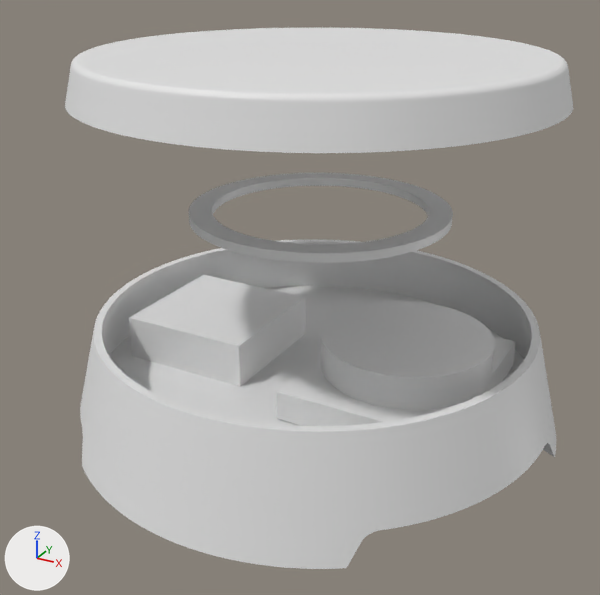
One commit to the Blender file casing/pod.blend: the scene before it, then after it.
Rendered twice from a 50 mm camera at (64.6, -123.6, 72.7) aimed at (-4.0, 1.2, 10.3). Lighting does not change. The marker at lower left points along +X, +Y and +Z.

In view in the first picture: 'Battery pack', 'Body', 'Bottom', 'Electronics', 'LED Ring', 'Piezo element', 'Top'.
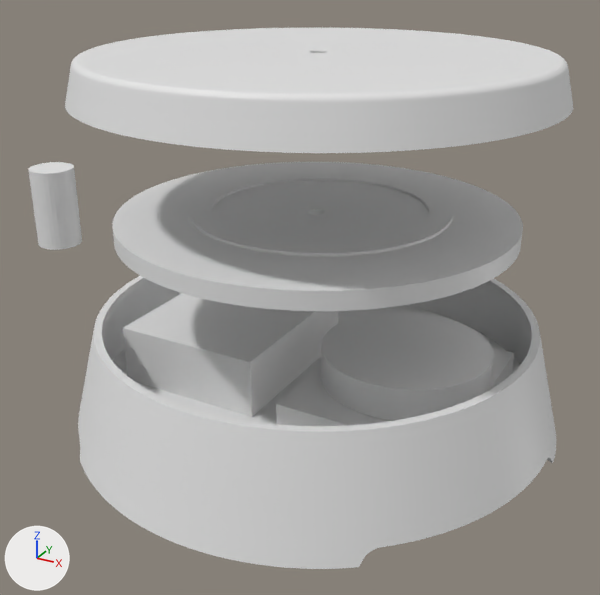
ob_legs_cutout_001 is not drawn itself; it is used by a modifier of ob_body.
ob_legs_cutout_002 is not drawn itself; it is used by a modifier of ob_body.

Pixel boxes (x1, y1, x2, y2) of what changed, in the pictures (600 x 595 px):
```json
{"object": "Body", "change": "reshaped", "before": [80, 239, 556, 569], "after": [78, 276, 556, 569]}
{"object": "Bottom.001", "change": "added", "after": [112, 162, 523, 311]}
{"object": "Electronics", "change": "moved, rescaled", "before": [129, 275, 305, 387], "after": [123, 293, 338, 417]}
{"object": "Piezo element", "change": "moved", "before": [321, 301, 495, 410], "after": [321, 312, 493, 421]}
{"object": "Bottom", "change": "moved", "before": [109, 286, 524, 426], "after": [113, 305, 520, 424]}
{"object": "Battery pack", "change": "moved", "before": [276, 336, 516, 426], "after": [276, 348, 514, 426]}
{"object": "Condensator", "change": "added", "after": [28, 162, 82, 250]}
```

Scene script edits in JSON lines:
```json
{"op": "add", "block": "me_cylinder_007", "code": ["me_cylinder_007 = bpy.data.meshes.new('Cylinder.007')", "me_cylinder_007.from_pydata(...)  # a 32-sided cylinder along z spanning x -5.0..5.0, y -5.0..5.0, z -9.0..9.0"]}
{"op": "add", "block": "me_cylinder", "code": ["me_cylinder = bpy.data.meshes.new('Cylinder')", "me_cylinder.from_pydata(...)  # 64 vertices, 34 faces; spans x -1.5..1.5, y -1.5..1.5, z -35.0..35.0"]}
{"op": "set", "path": "ob_battery_pack.location", "old": "(17.6, 0.0, -0.4)", "new": "(17.6, 0.0, -2.9)"}
{"op": "set", "path": "ob_piezo_element.location", "old": "(18.0, 0.0, 5.1)", "new": "(18.0, 0.0, 2.9)"}
{"op": "set", "path": "ob_electronics.location", "old": "(-21.4, 0.0, 0.0)", "new": "(-17.7, 0.0, -0.3)"}
{"op": "set", "path": "ob_electronics.scale", "old": "(1.0, 1.0, 0.4)", "new": "(1.12, 1.36, 0.44)"}
{"op": "set", "path": "ob_legs_cutout_001.location", "old": "(38.07, -18.07, -24.29)", "new": "(38.07, -18.07, -26.82)"}
{"op": "set", "path": "ob_legs_cutout_002.location", "old": "(-38.81, -17.14, -24.29)", "new": "(-38.81, -17.14, -26.82)"}
{"op": "set", "path": "ob_bottom.location", "old": "(0.0, 0.0, -4.8)", "new": "(0.0, 0.0, -7.2)"}
{"op": "add", "block": "ob_condensator", "code": ["ob_condensator = bpy.data.objects.new('Condensator', me_cylinder_007)", "ob_condensator.location = (-74.3, 11.6, 14.7)"]}
{"op": "add", "block": "ob_bottom_001", "code": ["ob_bottom_001 = bpy.data.objects.new('Bottom.001', me_cylinder_005.copy())  # the mesh of ob_bottom", "ob_bottom_001.location = (0.0, 0.0, 26.4)", "ob_bottom_001.scale = (0.855, 0.855, 1.01)", "_m = ob_bottom_001.modifiers.new('Boolean', 'BOOLEAN')", "_m.object = ob_drill_hole", "_m = ob_bottom_001.modifiers.new('Boolean.001', 'BOOLEAN')", "_m.object = ob_led_ring"]}
{"op": "add", "block": "ob_drill_hole", "code": ["ob_drill_hole = bpy.data.objects.new('Drill hole', me_cylinder)", "ob_drill_hole.location = (0.0, 0.0, 23.97)", "ob_drill_hole.hide_set(True)  # wire or fog, not drawn"]}
```
